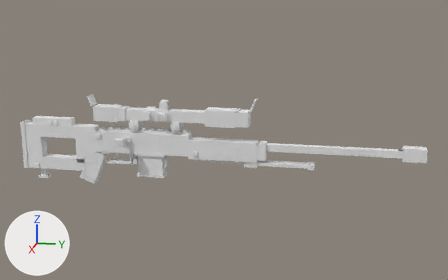
A saved change to the OBJ model src/main/resources/assets/mareeletrica/models/block/armory21_sniper_claude_body.obj.
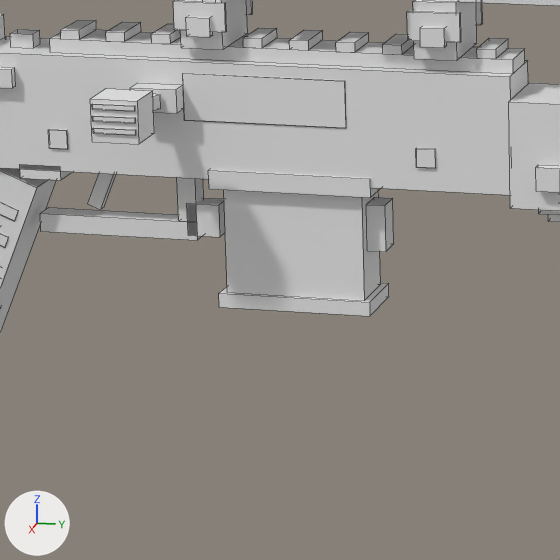
Each version is shown whole from a 50 mm lens placed at (7.51, 2.209, 2.353), pointed at (0.534, 0.814, 0.609), then close up on the part from 22% to 44% of the width and 44% to 79% of the height. The axes (+X, +Y, +Z) are drawn at lower left. The lights are the same throughout. The older version's two pictures come first. The close-ups show mesh edges as thin lines. Where no turn or scale is listed for an object, it has been applied to the vertices. Vertices at exactly the same position are counted once.

The first close-up shows 'armory21_sniper_claude_body'.
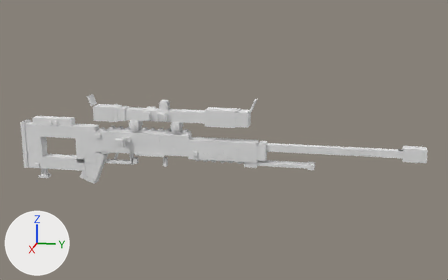
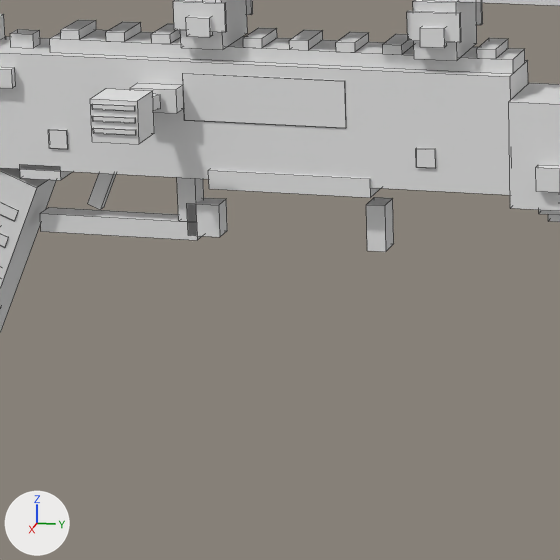
What the commit changed:
me_armory21_sniper_claude_body is used by ob_armory21_sniper_claude_body; location (0.0, 0.0, 0.0).
me_armory21_sniper_claude_body had 1204 vertices, 894 faces and spanned x 0.34..0.82, y -1.76..3.11, z -0.03..1.09.
me_armory21_sniper_claude_body now has 1188 vertices, 882 faces and spans x 0.34..0.82, y -1.76..3.11, z -0.03..1.09.
me_armory21_sniper_claude_body part 1: the loose piece of 8 vertices spanning x 0.43..0.57, y -0.26..0.07, z 0.11..0.14 is deleted.
me_armory21_sniper_claude_body part 2: the loose piece of 8 vertices spanning x 0.44..0.56, y -0.25..0.06, z 0.14..0.39 is deleted.

What differs and where, as boxes [x1, y1, x2, y2] in the close-ups (560 x 560 px):
part 1 of me_armory21_sniper_claude_body, deleted
    before: [219, 283, 389, 316]
part 2 of me_armory21_sniper_claude_body, deleted
    before: [224, 190, 381, 301]
